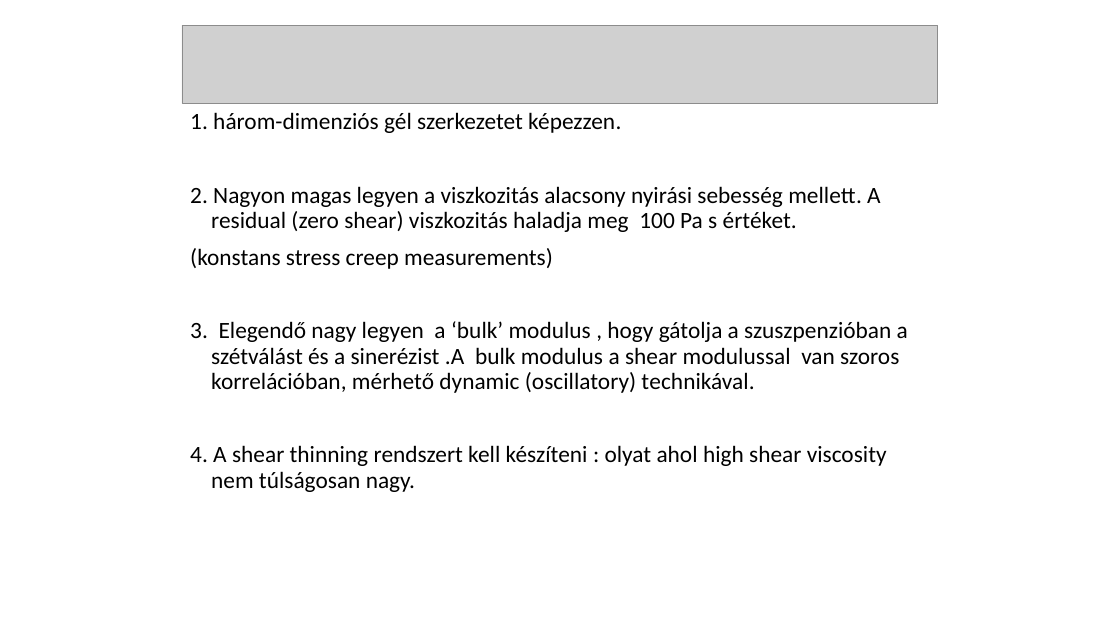
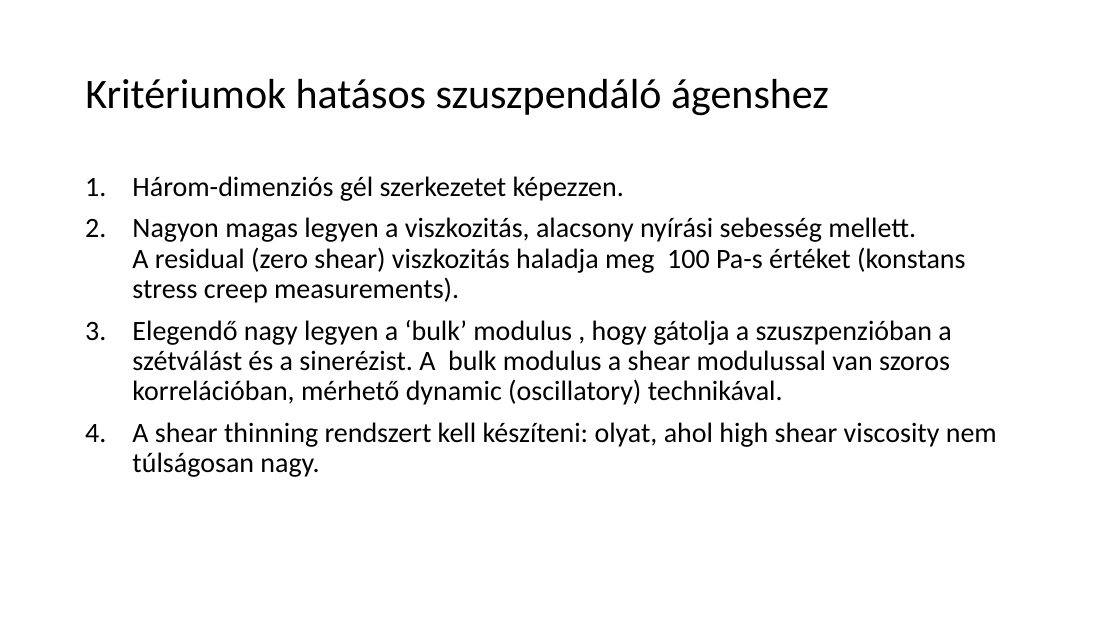
Before and after one commit to LilianaBohus/chemistry-presenations, a slide deck: slide 17 of oil-based-suspensions.ppt (slide 18 before the commit). Drawn at 1120x630 pixels with LibreOffice and Linux fonts; fonts in the diff are those of the drawing; grey boxes stand for pictures. Boxes give left, top, right and bottom in pixels: in the first picture for what was removed or moved away, otherwise in the second. Text is boxed around its words. In the diff, an @@ line names an element or a change of style, - is before the commit and + after.

```diff
--- a/oil-based-suspensions.ppt
+++ b/oil-based-suspensions.ppt
@@ picture removed at bbox=[182, 25, 938, 103] @@
@@ title added at bbox=[85, 79, 829, 116], 36 pt, text #000000 @@
+Kritériumok hatásos szuszpendáló ágenshez
@@ text at bbox=[132, 176, 997, 477]: text changed; size 20 to 24 pt @@
-1. három-dimenziós gél szerkezetet képezzen.
-2. Nagyon magas legyen a viszkozitás alacsony nyirási sebesség mellett. A residual (zero shear) viszkozitás haladja meg 100 Pa s értéket.
-(konstans stress creep measurements)
-3. Elegendő nagy legyen a ‘bulk’ modulus , hogy gátolja a szuszpenzióban a szétválást és a sinerézist .A bulk modulus a shear modulussal van szoros korrelációban, mérhető dynamic (oscillatory) technikával.
-4. A shear thinning rendszert kell készíteni : olyat ahol high shear viscosity nem túlságosan nagy.
+1. Három-dimenziós gél szerkezetet képezzen.
+2. Nagyon magas legyen a viszkozitás, alacsony nyírási sebesség mellett.
+   A residual (zero shear) viszkozitás haladja meg 100 Pa-s értéket (konstans stress creep measurements).
+3. Elegendő nagy legyen a ‘bulk’ modulus , hogy gátolja a szuszpenzióban a szétválást és a sinerézist. A bulk modulus a shear modulussal van szoros korrelációban, mérhető dynamic (oscillatory) technikával.
+4. A shear thinning rendszert kell készíteni: olyat, ahol high shear viscosity nem túlságosan nagy.
```
Also in this commit, not shown: 9 other slides changed, 3 slides added, 3 slides removed.
